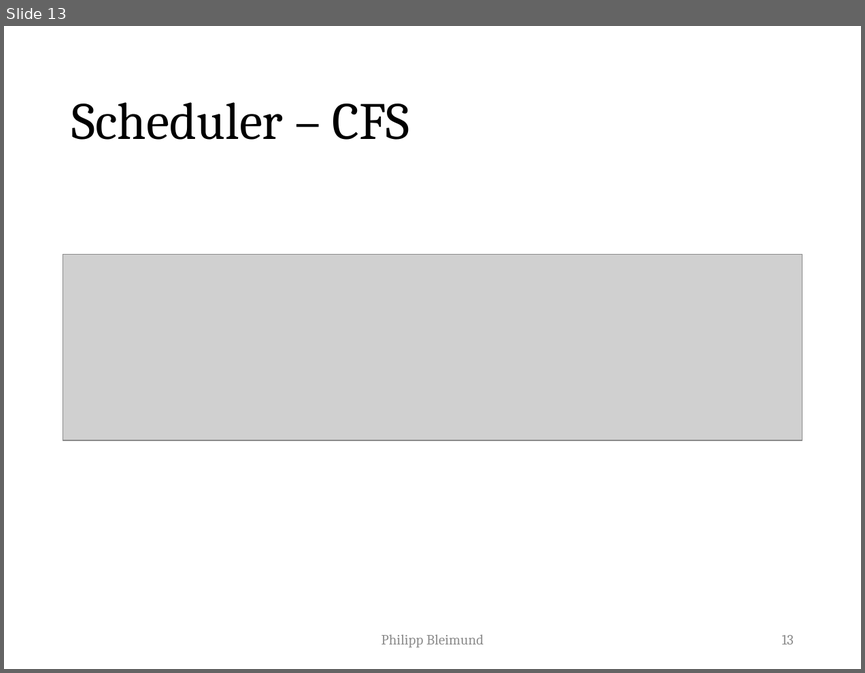
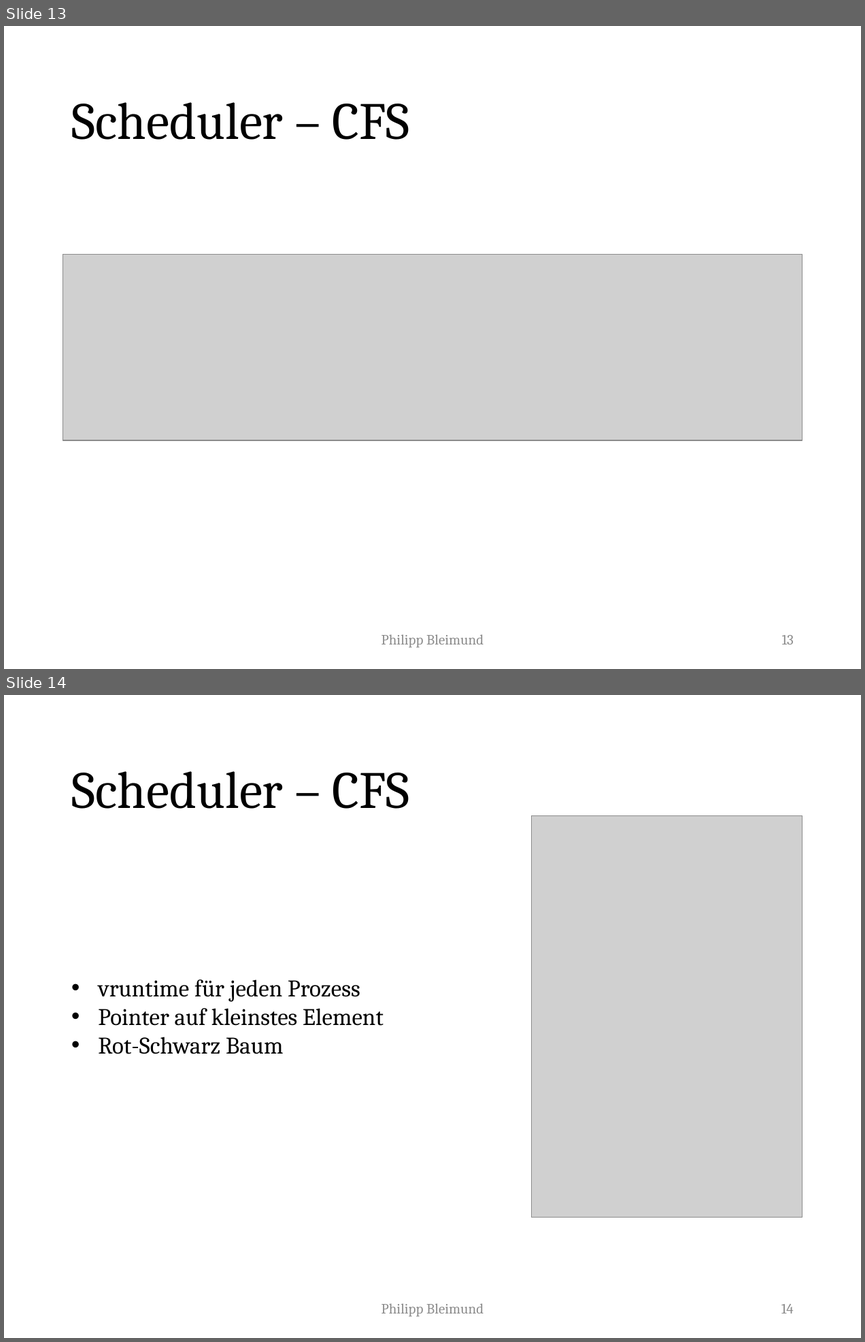
Before and after one commit to PhilippBleimund/Facharbeit_PictureMosiak, a slide deck: PowerPoint/main.pptx. Shown one above the other, each under a label of ours: slide 13 before the commit, slides 13 and 14 after it. The pictures are 865x673 and 865x1342 pixels, drawn with LibreOffice and Linux fonts; fonts in the diff are those of the drawing; grey boxes stand for pictures. Boxes give left, top, right and bottom in pixels: in the first picture for what was removed or moved away, otherwise in the second. Text is boxed around its words. In the diff, an @@ line names an element or a change of style, - is before the commit and + after.

Commit message:
Scheduler

```diff
--- a/PowerPoint/main.pptx
+++ b/PowerPoint/main.pptx
@@ slide 14 added at (x1=4, y1=695, x2=861, y2=1338), background #FFFFFF @@
@@ title added at (x1=71, y1=771, x2=410, y2=809), 44 pt, text #000000 @@
+Scheduler – CFS
@@ picture added at (x1=531, y1=816, x2=802, y2=1217) @@
@@ text added at (x1=98, y1=979, x2=383, y2=1054), 20 pt, text #000000 @@
+• vruntime für jeden Prozess
+• Pointer auf kleinstes Element
+• Rot-Schwarz Baum
@@ text added at (x1=381, y1=1303, x2=483, y2=1317), 12 pt, text #8C8C8C @@
+Philipp Bleimund
@@ page number added at (x1=781, y1=1304, x2=793, y2=1313), 12 pt, text #8C8C8C @@
+14
```
Also in this commit, not shown: 4 other slides added, 12 other files.
